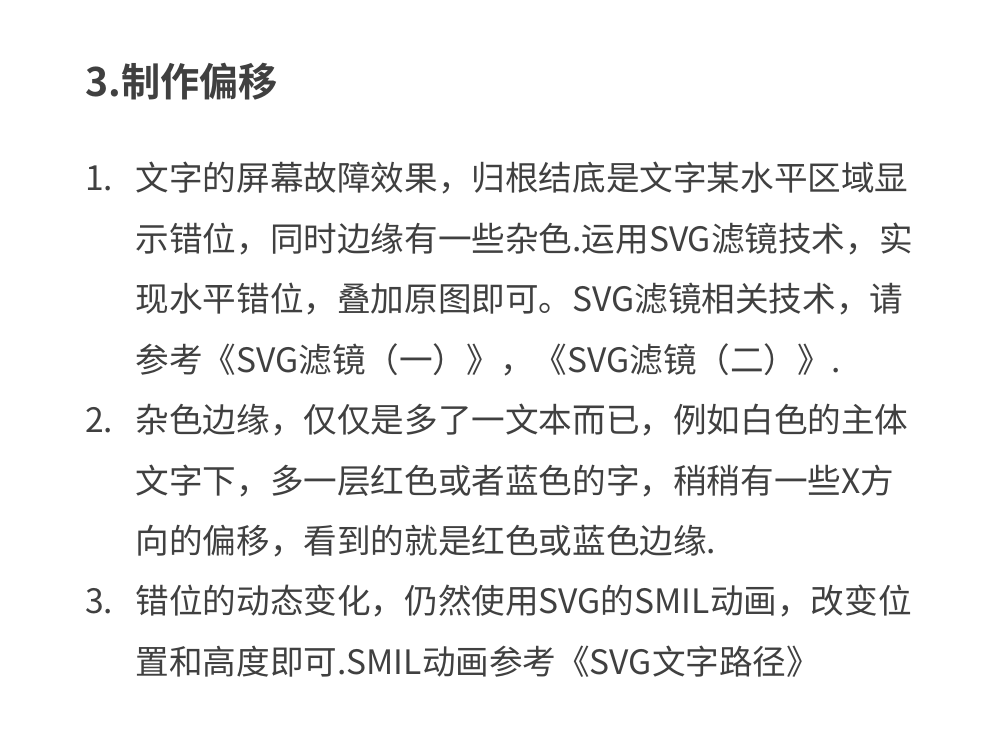
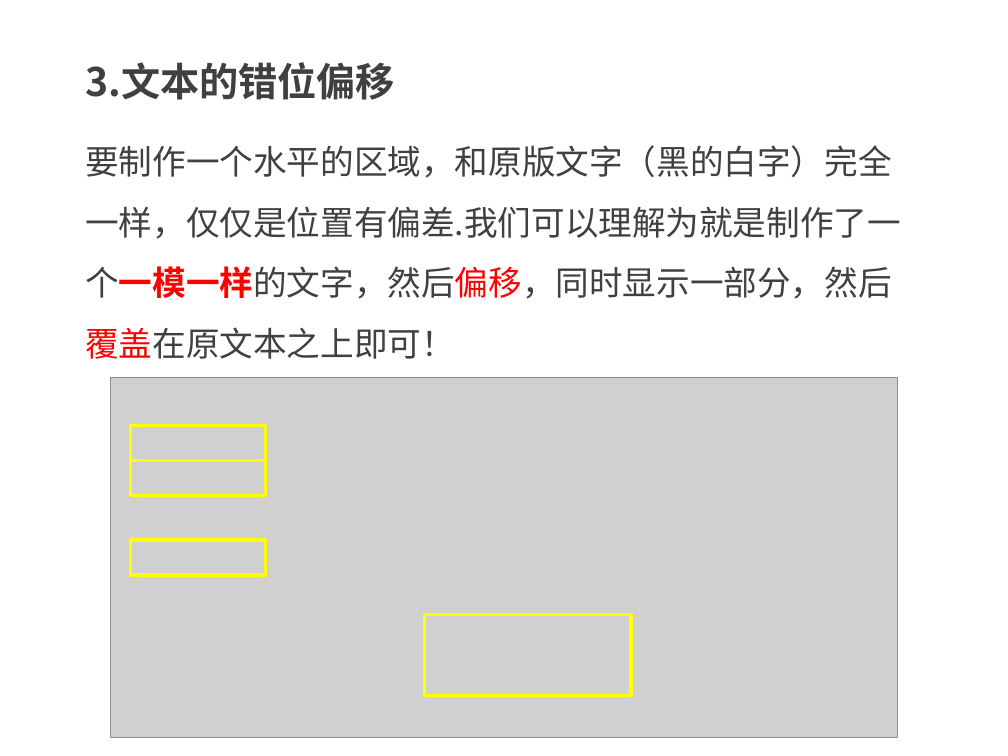
Before and after one commit to kong66/webAni, a slide deck: slide 4 of 17-svg-filter-text-screen/17.pptx. Drawn at 1008x756 pixels with LibreOffice and Linux fonts; fonts in the diff are those of the drawing; grey boxes stand for pictures. Boxes give left, top, right and bottom in pixels: in the first picture for what was removed or moved away, otherwise in the second. Text is boxed around its words. In the diff, an @@ line names an element or a change of style, - is before the commit and + after.

```diff
--- a/17-svg-filter-text-screen/17.pptx
+++ b/17-svg-filter-text-screen/17.pptx
@@ text at [85,62,395,100]: text changed @@
-3.制作偏移
+3.文本的错位偏移
@@ text at [85,145,901,359]: text changed @@
-1. 文字的屏幕故障效果，归根结底是文字某水平区域显示错位，同时边缘有一些杂色.运用SVG滤镜技术，实现水平错位，叠加原图即可。SVG滤镜相关技术，请参考《SVG滤镜（一）》，《SVG滤镜（二）》.
-2. 杂色边缘，仅仅是多了一文本而已，例如白色的主体文字下，多一层红色或者蓝色的字，稍稍有一些X方向的偏移，看到的就是红色或蓝色边缘.
-3. 错位的动态变化，仍然使用SVG的SMIL动画，改变位置和高度即可.SMIL动画参考《SVG文字路径》
+要制作一个水平的区域，和原版文字（黑的白字）完全一样，仅仅是位置有偏差.我们可以理解为就是制作了一个一模一样的文字，然后偏移，同时显示一部分，然后覆盖在原文本之上即可！
@@ picture added at [111,378,897,737] @@
@@ rectangle added at [131,425,266,461], outline #FFFF00 2.25 pt @@
@@ rectangle added at [131,461,266,496], outline #FFFF00 2.25 pt @@
@@ rectangle added at [131,540,266,576], outline #FFFF00 2.25 pt @@
@@ rectangle added at [424,615,631,696], outline #FFFF00 2.25 pt @@
```
Also in this commit, not shown: 2 other slides changed, 9 slides added, 2 slides removed, 1 other file.
